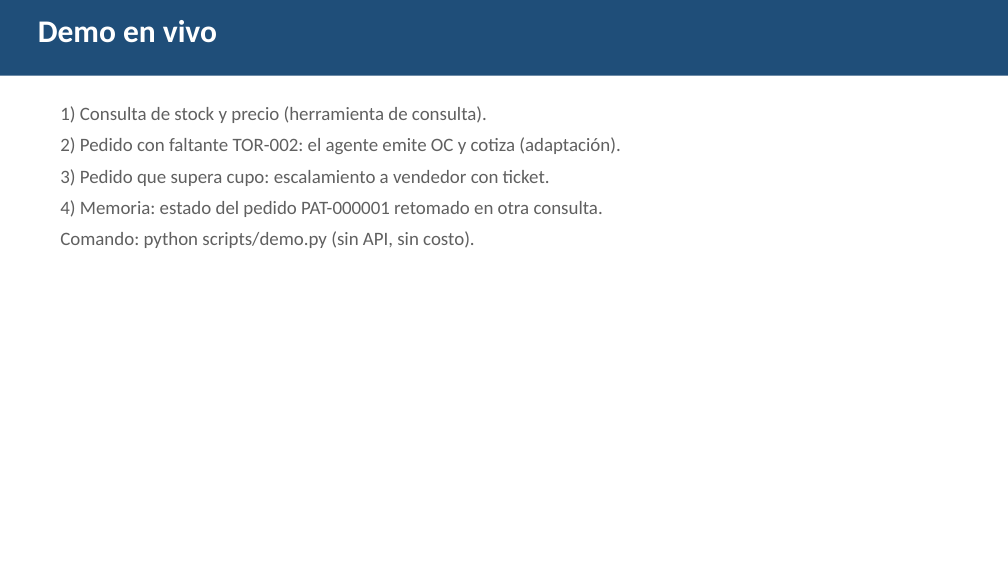
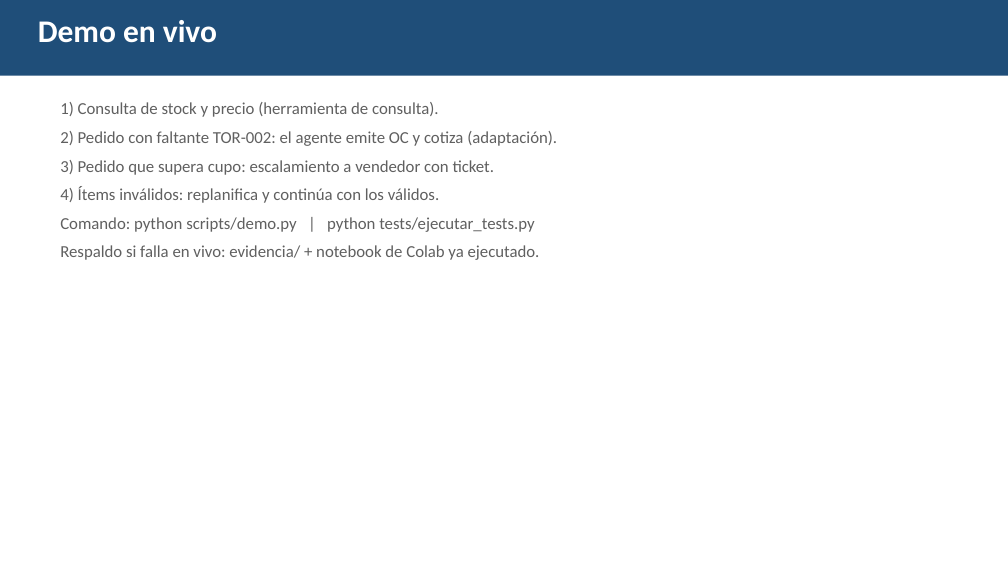
Before and after one commit to jghleo/Ferrandes_Agente_EP2, a slide deck: slide 10 of presentacion/Presentacion_EP2_Ferrandes.pptx (slide 8 before the commit). Drawn at 1008x567 pixels with LibreOffice and Linux fonts; fonts in the diff are those of the drawing. Boxes give left, top, right and bottom in pixels: in the first picture for what was removed or moved away, otherwise in the second. Text is boxed around its words. In the diff, an @@ line names an element or a change of style, - is before the commit and + after.

Commit message:
EP2: retriever semantico TF-IDF con metricas (IE4), replanificacion y priorizacion en el planificador (IE5), 38 pruebas y 11 escenarios de demo
- src/buscar_contexto.py: similitud coseno TF-IDF + normalizacion morfologica,
  embeddings densos opcionales y evaluar_recuperacion() (hit-rate@k, MRR).
- src/planificador.py: criticidad + priorizar() y replanificacion ante items
  invalidos (descarta y continua) con decision REPLANIFICACION.
- src/herramientas/escritura.py: parser tolerante (_parse_items_tolerante).
- tests: test_recuperacion.py + pruebas de replanificacion/priorizacion (29 -> 38).
- scripts/demo.py: escenarios de error/entrada ambigua y metricas del retriever (9 -> 11).
- Presentacion: PPT 10 -> 13 slides (metricas IE4, justificacion IE9, retos).
- README, informe (docx/md), guion y notebook Colab actualizados.

```diff
--- a/presentacion/Presentacion_EP2_Ferrandes.pptx
+++ b/presentacion/Presentacion_EP2_Ferrandes.pptx
@@ text at [60,102,557,175]: size 18 to 16 pt in "1) Consulta de stock y precio (herramienta ...", "2) Pedido con faltante TOR-002: el agente ...", "3) Pedido que supera cupo: escalamiento a ..." @@
@@ text at [60,187,540,260]: text changed; size 18 to 16 pt @@
-4) Memoria: estado del pedido PAT-000001 retomado en otra consulta.
-Comando: python scripts/demo.py (sin API, sin costo).
+4) Ítems inválidos: replanifica y continúa con los válidos.
+Comando: python scripts/demo.py | python tests/ejecutar_tests.py
+Respaldo si falla en vivo: evidencia/ + notebook de Colab ya ejecutado.
```
Also in this commit, not shown: 4 other slides changed, 3 slides added, 18 other files.
